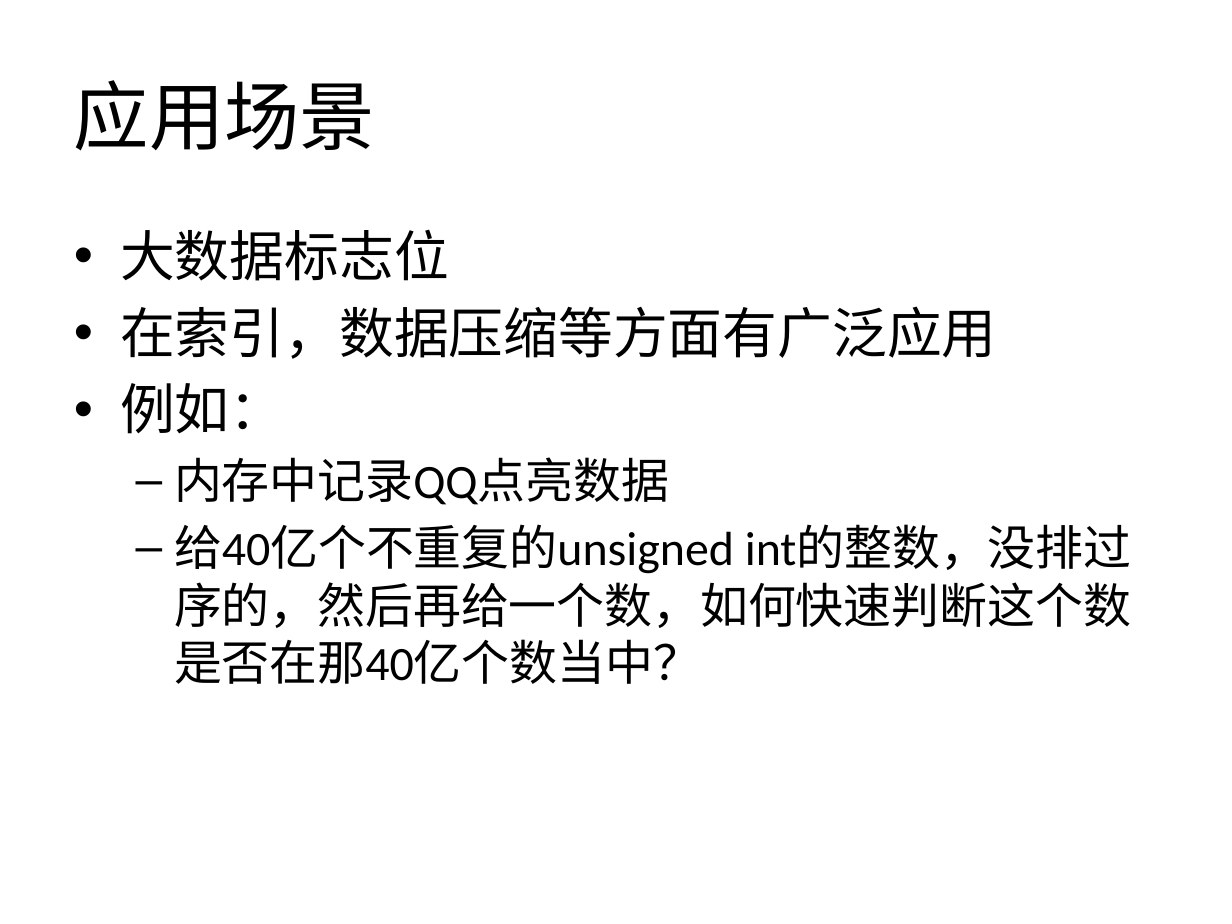
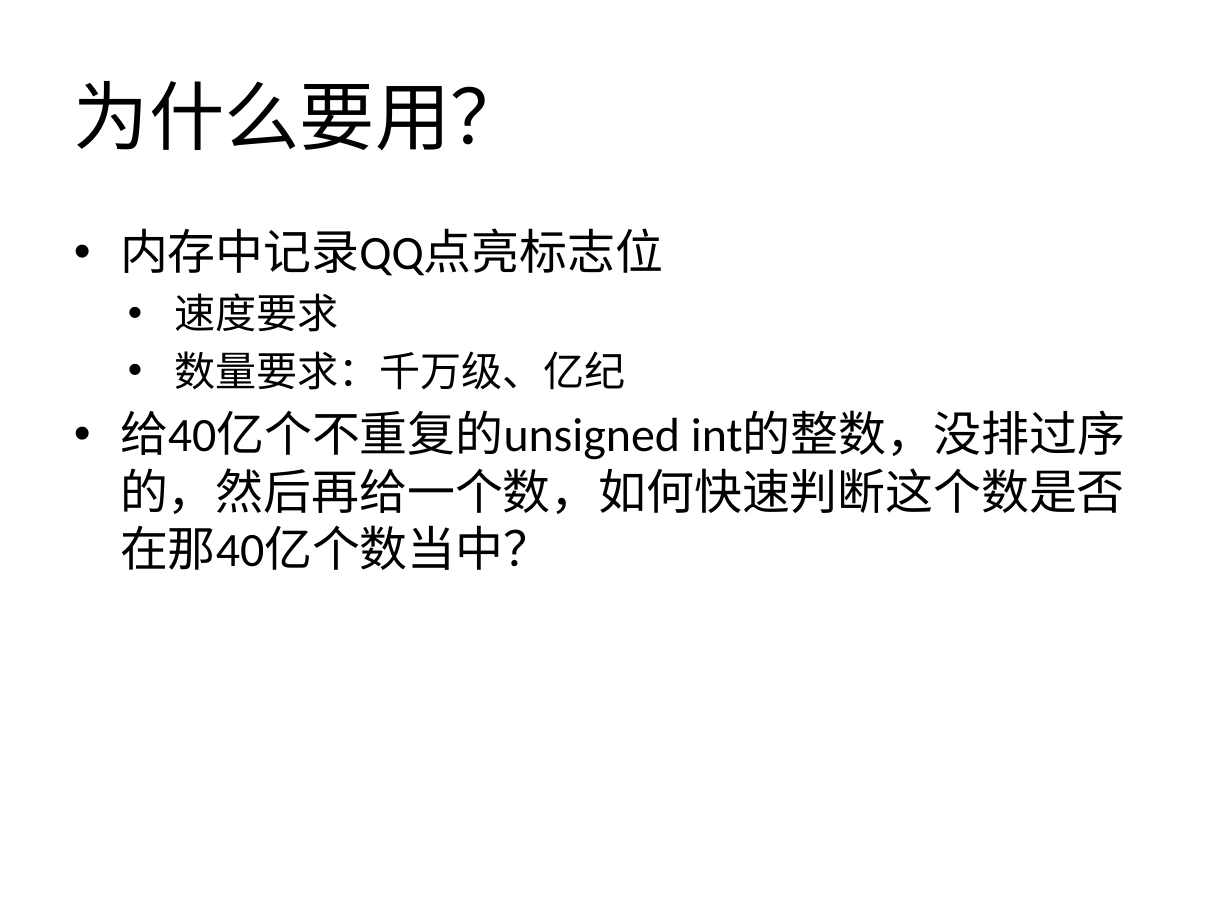
Before and after one commit to gastonwu/cgithub, a slide deck: slide 3 of _release/bitmap/BitMap介绍&应用.pptx. Drawn at 1232x924 pixels with LibreOffice and Linux fonts; fonts in the diff are those of the drawing. Boxes give left, top, right and bottom in pixels: in the first picture for what was removed or moved away, otherwise in the second. Text is boxed around its words. In the diff, an @@ line names an element or a change of style, - is before the commit and + after.

```diff
--- a/_release/bitmap/BitMap介绍&应用.pptx
+++ b/_release/bitmap/BitMap介绍&应用.pptx
@@ title at box(74, 81, 526, 150): text changed @@
-应用场景
+为什么要用？
@@ text at box(120, 228, 663, 390): text changed; size 32 to 24 pt @@
-• 大数据标志位
-• 在索引，数据压缩等方面有广泛应用
-• 例如：
-  – 内存中记录QQ点亮数据
+  • 内存中记录QQ点亮标志位
+    • 速度要求
+    • 数量要求：千万级、亿纪
@@ text at box(120, 410, 1125, 570): bullet – to • @@
```
Also in this commit, not shown: 3 other slides changed, 4 slides added, 1 slide removed, 5 other files.
